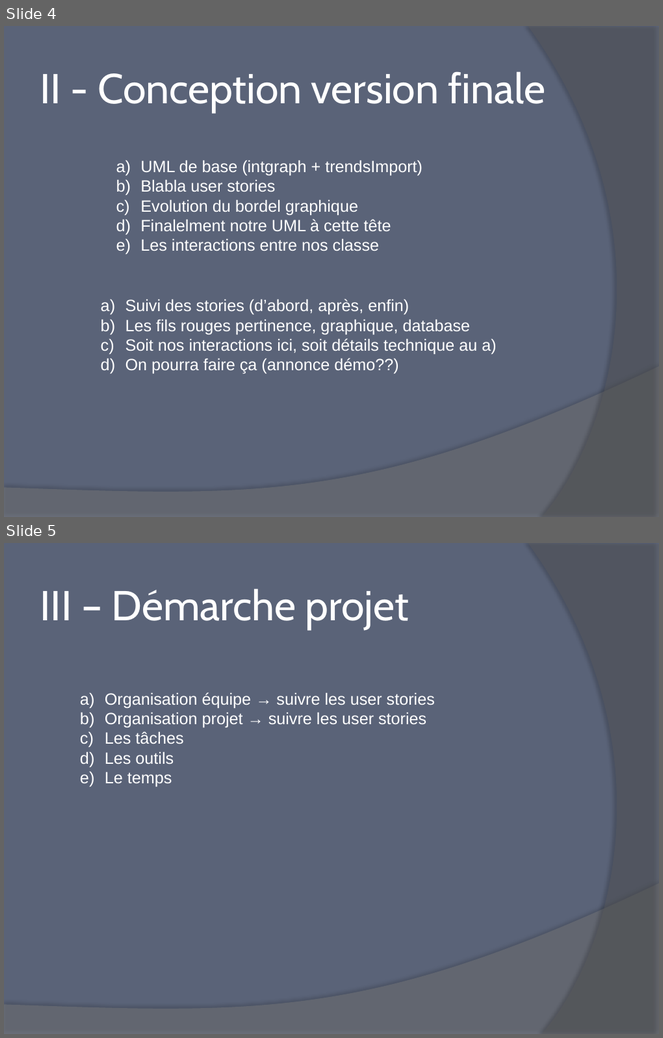
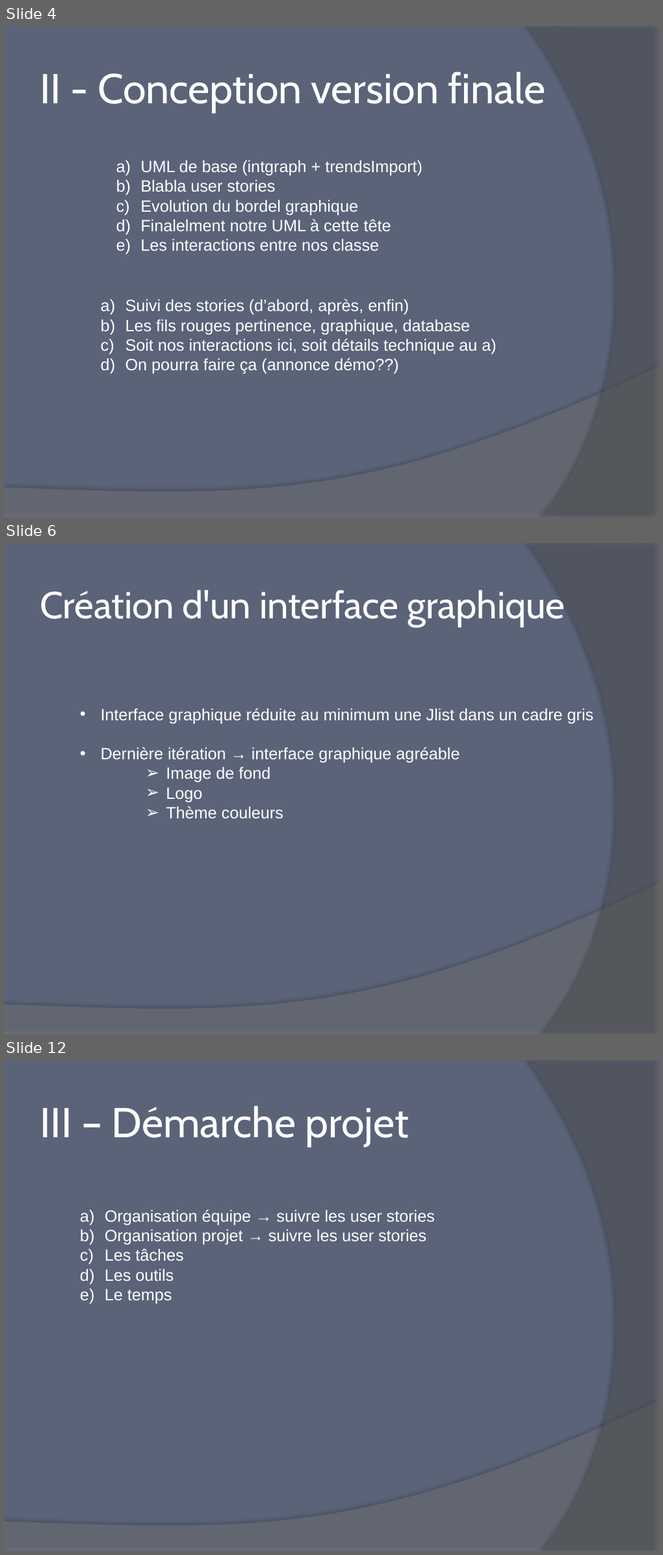
Before and after one commit to Firnen14/diapoTwittrend, a slide deck: Java_Slides.pptx. Shown one above the other, each under a label of ours: slides 4 and 5 before the commit, slides 4, 6 and 12 after it; the slides between them are not shown. The pictures are 663x1038 and 663x1555 pixels, drawn with LibreOffice and Linux fonts; fonts in the diff are those of the drawing. Boxes give left, top, right and bottom in pixels: in the first picture for what was removed or moved away, otherwise in the second. Text is boxed around its words. In the diff, an @@ line names an element or a change of style, - is before the commit and + after.

```diff
--- a/Java_Slides.pptx
+++ b/Java_Slides.pptx
@@ slide 6 added at (4,543,659,1034), background #5A6378; not listed: 2 template elements that a slide beside it also shows @@
@@ title added at (40,590,565,627), 41.4 pt, text #FFFFFF @@
+Création d'un interface graphique
@@ text added at (101,708,594,819), 18 pt, text #FFFFFF @@
+• Interface graphique réduite au minimum une Jlist dans un cadre gris
+• Dernière itération → interface graphique agréable
+    ➢ Image de fond
+    ➢ Logo
+    ➢ Thème couleurs
@@ what was slide 5 is now slide 12 @@
```
Also in this commit, not shown: 6 other slides added.
